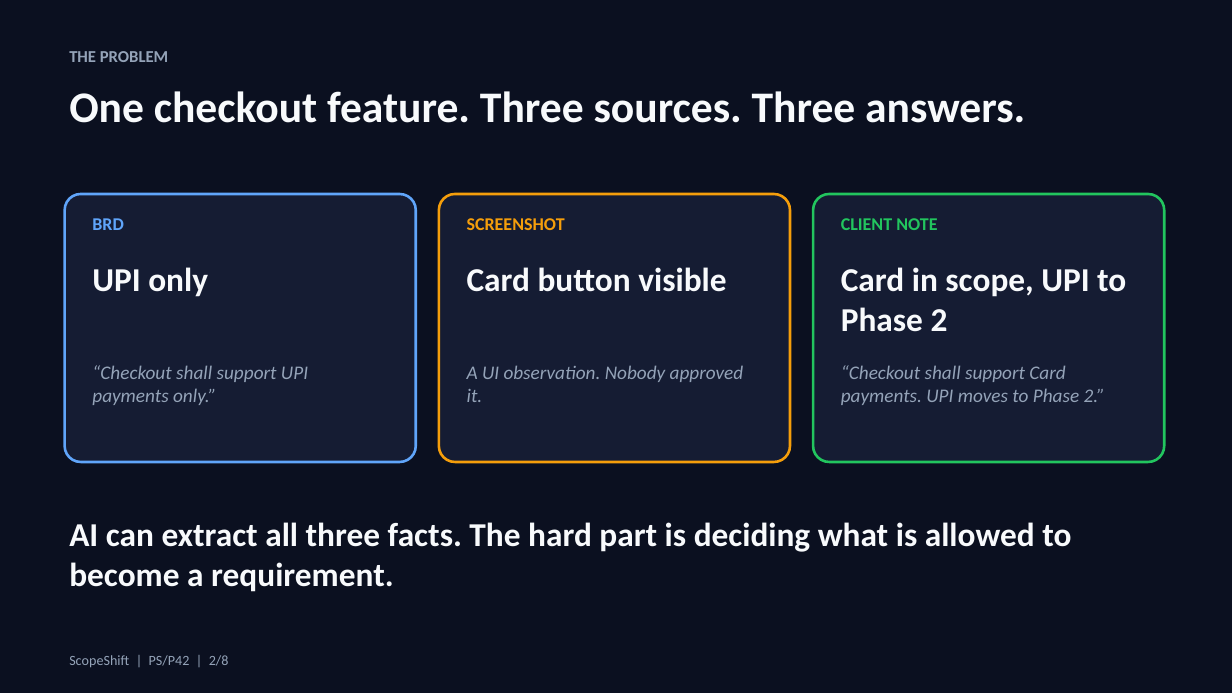
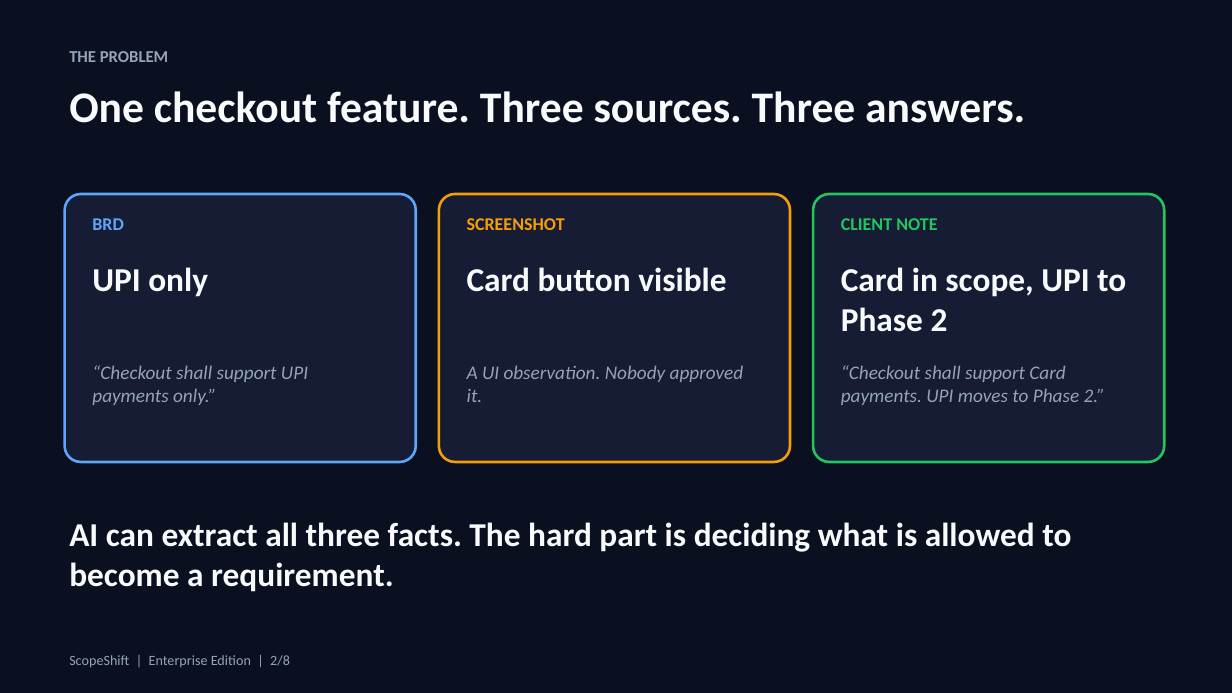
Before and after one commit to Tayab-Ahamed/ScopeShift, a slide deck: slide 2 of submission/ScopeShift-HackSprint-Phase2-8slide.pptx. Drawn at 1232x693 pixels with LibreOffice and Linux fonts; fonts in the diff are those of the drawing. Boxes give left, top, right and bottom in pixels: in the first picture for what was removed or moved away, otherwise in the second. Text is boxed around its words. In the diff, an @@ line names an element or a change of style, - is before the commit and + after.

```diff
--- a/submission/ScopeShift-HackSprint-Phase2-8slide.pptx
+++ b/submission/ScopeShift-HackSprint-Phase2-8slide.pptx
@@ text at <box>69,655,290,667</box>: text changed @@
-ScopeShift | PS/P42 | 2/8
+ScopeShift | Enterprise Edition | 2/8
```
Also in this commit, not shown: 8 other slides changed, 24 other files.
